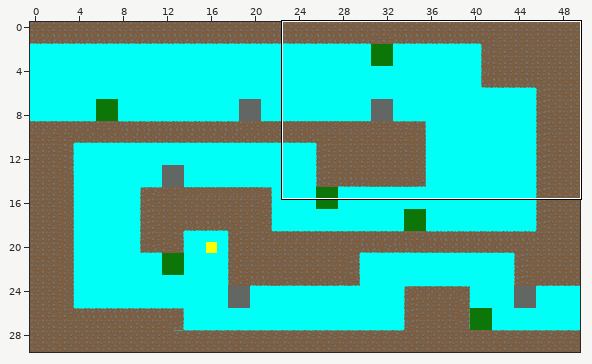
Tiled map -- android/assets/lvl/piialevel.tmx. Above, an overview of the earlier version with the close-up marked.
Close-up. Before:
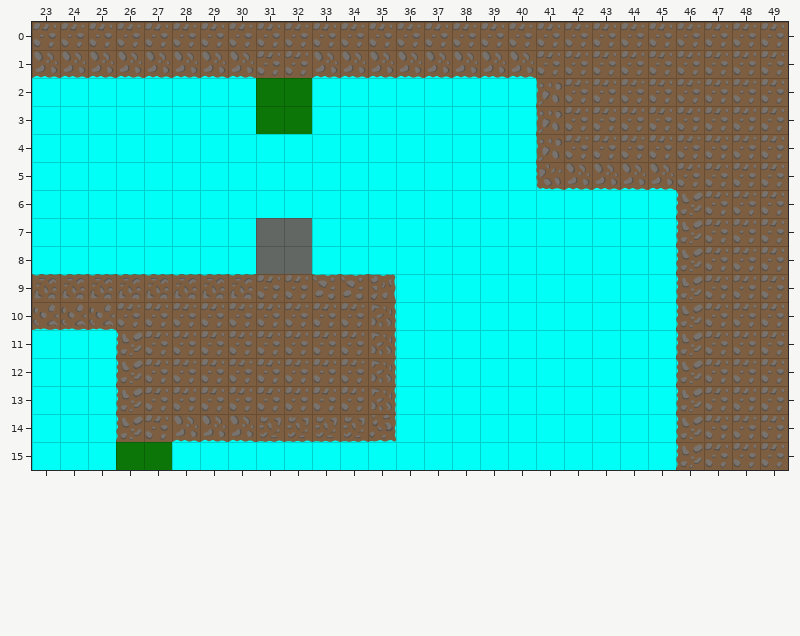
Cells are 128x128 px. Shown: x 23..49, y 0..15. The commit also changed other parts of the map, which this record leaves out.
After the commit:
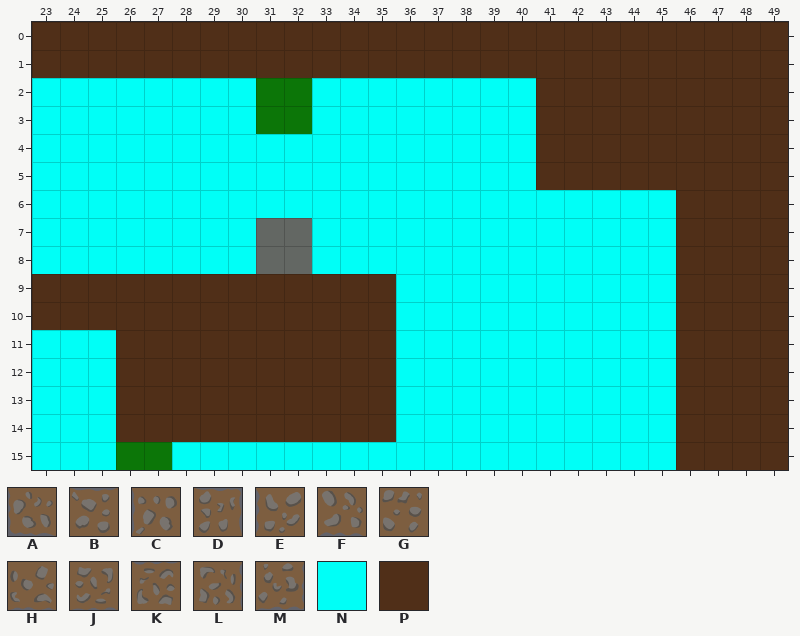
Key: from "Tile map 9 x (128px x 128px)": A 0 turned 270, B 1, C 1 turned 270, D 2, E 3, F 3 turned 270, G 4, H 5 turned 90, J 7, K 7 turned 180, L 7 turned 270, M 8; from "colortiles": N 0, P 3.
_ is an empty cell.
Tiles replaced or removed in this view: A, B, C, D, E, F, G, H, J, K, L, M, N.
The edit:
Changed rows in their new state; . is an unchanged cell.
Layer "background":
first column x 23:
 1 ________..________......
 2 .................._.....
 3 .................._.....
 4 .................._.....
 5 .................._____.
 6 ......................._
 7 ......................._
 8 ......................._
 9 ________..___.........._
10 ___........._.........._
11 ..._........_.........._
12 ..._........_.........._
13 ..._........_.........._
14 ..._.________.........._
15 ......................._
Layer "walls-texture":
first column x 23:
 0 PPPPPPPPPPPPPPPPPPPPPPPPPPP
 1 PPPPPPPPPPPPPPPPPPPPPPPPPPP
 2 ..................PPPPPPPPP
 3 ..................PPPPPPPPP
 4 ..................PPPPPPPPP
 5 ..................PPPPPPPPP
 6 .......................PPPP
 7 .......................PPPP
 8 .......................PPPP
 9 PPPPPPPPPPPPP..........PPPP
10 PPPPPPPPPPPPP..........PPPP
11 ...PPPPPPPPPP..........PPPP
12 ...PPPPPPPPPP..........PPPP
13 ...PPPPPPPPPP..........PPPP
14 ...PPPPPPPPPP..........PPPP
15 .......................PPPP
Where, in picture pixels (left, top, right, bottom), the same in both close-ups:
changed: (32, 22, 788, 470)
